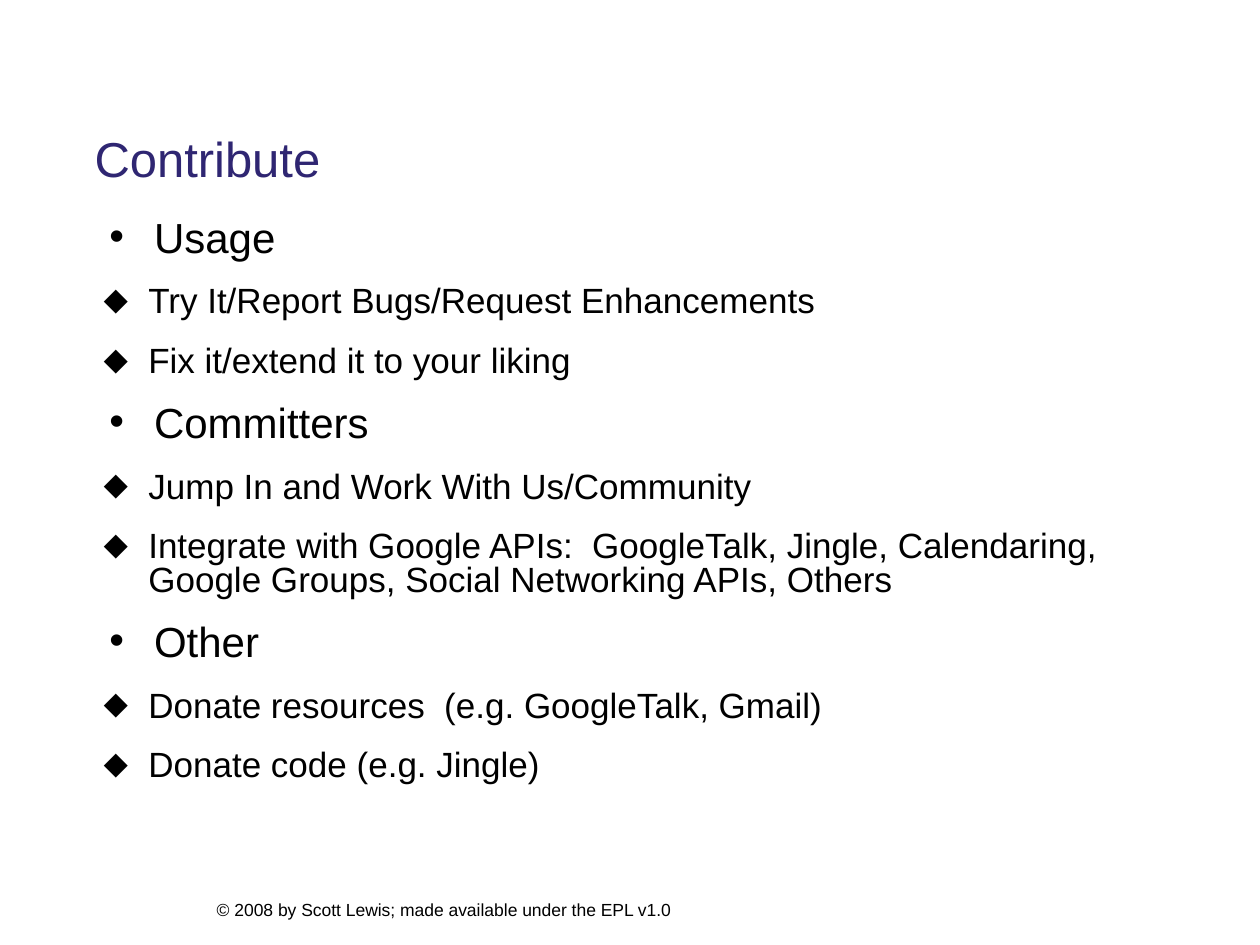
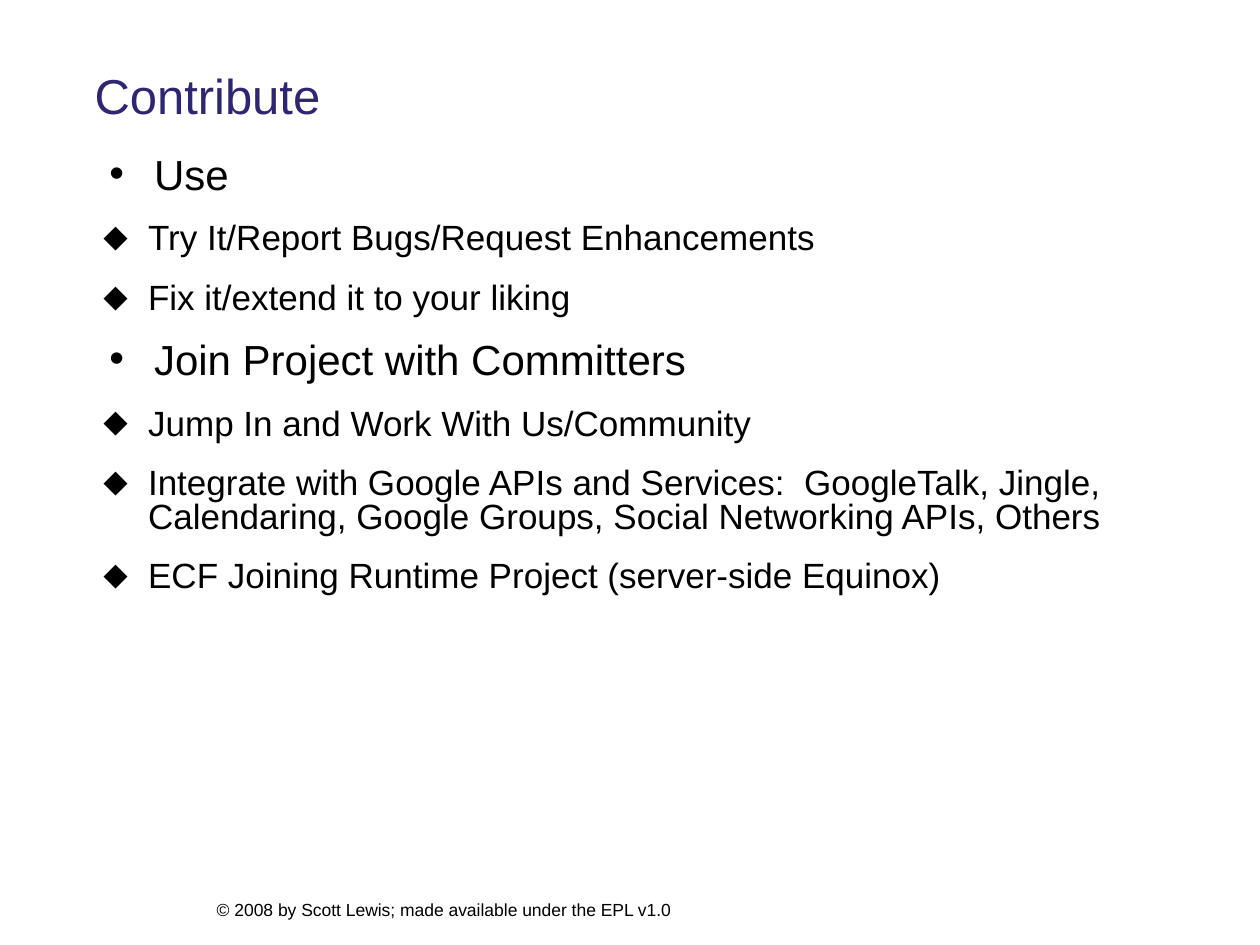
Before and after one commit to eclipse/ecf-website, a slide deck: slide 12 of presentations/eclipsedayatgoogleplex2008/ecf_overview_slewis.ppt. Drawn at 1260x945 pixels with LibreOffice and Linux fonts; fonts in the diff are those of the drawing; background and template pictures are left out. Boxes give left, top, right and bottom in pixels: in the first picture for what was removed or moved away, otherwise in the second. Text is boxed around its words. In the diff, an @@ line names an element or a change of style, - is before the commit and + after.

```diff
--- a/presentations/eclipsedayatgoogleplex2008/ecf_overview_slewis.ppt
+++ b/presentations/eclipsedayatgoogleplex2008/ecf_overview_slewis.ppt
@@ title "Contribute": place and size @@
-title "Contribute" at bbox=[94, 141, 320, 178]
+title "Contribute" at bbox=[94, 78, 320, 115]
@@ text "Use": place and size @@
-text "Use" at bbox=[148, 224, 1097, 784]
+text "Use" at bbox=[148, 161, 1100, 595]
@@ text at bbox=[154, 161, 229, 191]: text changed @@
-• Usage
+• Use
@@ text at bbox=[154, 344, 686, 383]: text changed @@
-• Committers
+• Join Project with Committers
@@ text at bbox=[148, 469, 1100, 595]: text changed @@
-  ⬥ Integrate with Google APIs: GoogleTalk, Jingle, Calendaring, Google Groups, Social Networking APIs, Others
-• Other
-  ⬥ Donate resources (e.g. GoogleTalk, Gmail)
-  ⬥ Donate code (e.g. Jingle)
+  ⬥ Integrate with Google APIs and Services: GoogleTalk, Jingle, Calendaring, Google Groups, Social Networking APIs, Others
+  ⬥ ECF Joining Runtime Project (server-side Equinox)
```
Also in this commit, not shown: 12 other slides changed, 1 other file.
